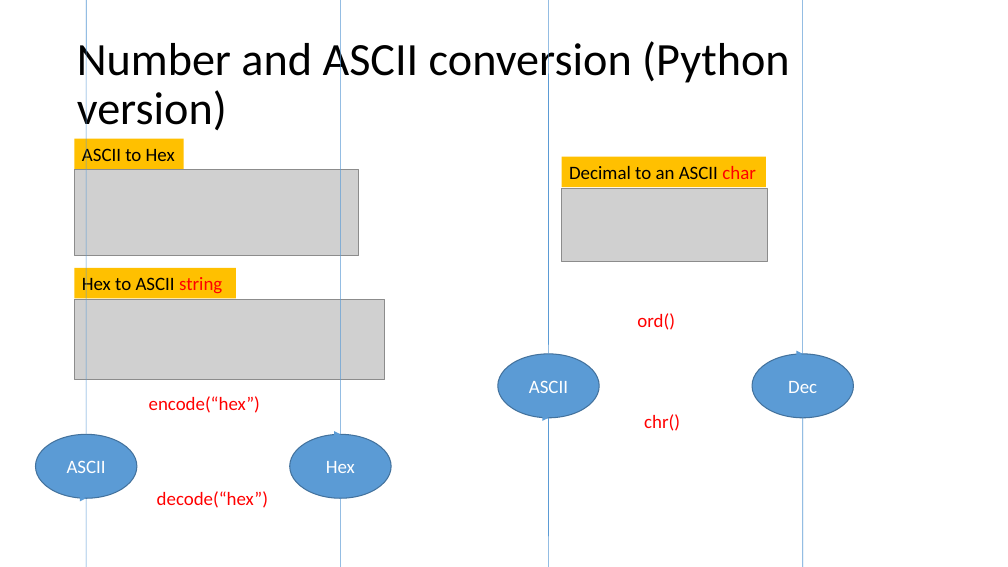
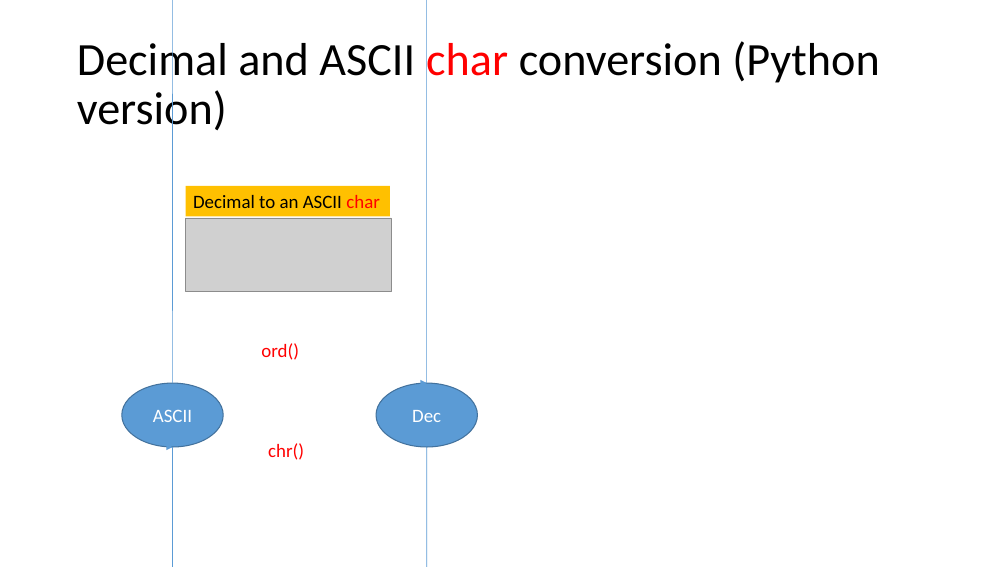
Before and after one commit to frankwxu/digital-forensics-lab, a slide deck: slide 21 of Basic_Computer_Skills_for_Forensics/0_Number_Systems.pptx. Drawn at 1008x567 pixels with LibreOffice and Linux fonts; fonts in the diff are those of the drawing; grey boxes stand for pictures; background and template pictures are left out. Boxes give left, top, right and bottom in pixels: in the first picture for what was removed or moved away, otherwise in the second. Text is boxed around its words. In the diff, an @@ line names an element or a change of style, - is before the commit and + after.

Commit message:
fix ascii and hex convertion due to python version in Number System PPT

```diff
--- a/Basic_Computer_Skills_for_Forensics/0_Number_Systems.pptx
+++ b/Basic_Computer_Skills_for_Forensics/0_Number_Systems.pptx
@@ title at (x1=77, y1=36, x2=879, y2=136): text changed @@
-Number and ASCII conversion (Python version)
+Decimal and ASCII char conversion (Python version)
@@ rectangle removed at (x1=74, y1=138, x2=183, y2=169) @@
-ASCII to Hex
@@ picture removed at (x1=74, y1=169, x2=358, y2=256) @@
@@ rectangle removed at (x1=74, y1=268, x2=236, y2=298) @@
-Hex to ASCII string
@@ picture removed at (x1=74, y1=299, x2=385, y2=380) @@
@@ curved arrow removed from (86, 435) to (340, 435) @@
@@ text removed at (x1=149, y1=396, x2=260, y2=413) @@
-encode(“hex”)
@@ ellipse removed at (x1=36, y1=435, x2=137, y2=499) @@
-ASCII
@@ 2 ellipses, 2 texts, 2 curved arrows, 1 picture, 1 rectangle moved together from (x1=498, y1=157, x2=854, y2=437) to (x1=122, y1=186, x2=477, y2=466) @@
@@ ellipse removed at (x1=290, y1=435, x2=391, y2=499) @@
-Hex
@@ curved arrow removed from (340, 498) to (86, 498) @@
@@ text removed at (x1=157, y1=491, x2=268, y2=508) @@
-decode(“hex”)
```
Also in this commit, not shown: 1 slide added.
